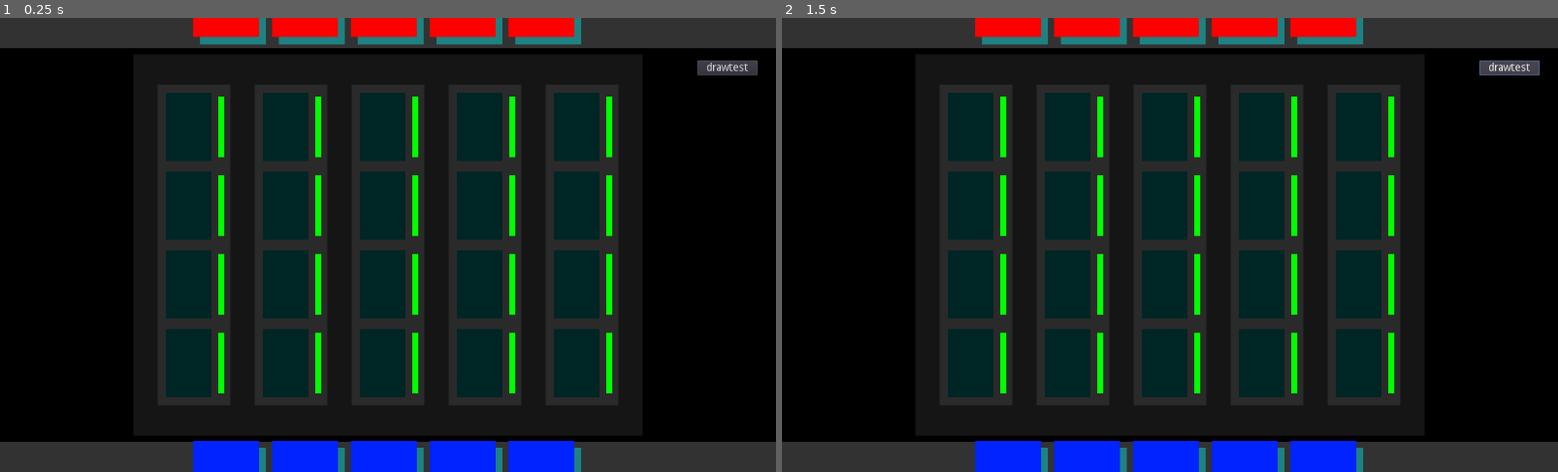
Above: before the commit, frames 1-2 (left to right).
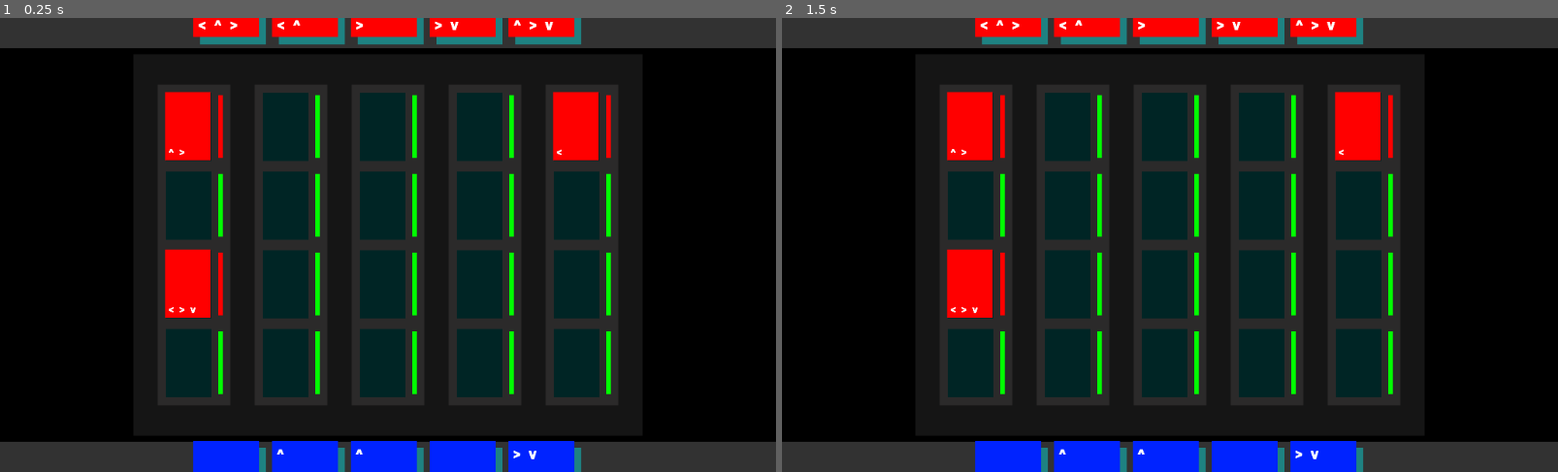
Above: after the commit, the same moments.

Repository: justinwash/Ludum-Dare-46
Game: Godot game, scene res://game.tscn
The game is run twice, just before and just after one commit, with the same random seed, the same clock (stepped at 60 frames per second) and the same inputs.
Inputs (mouse positions are in pixels of both pictures, inside the frame that each line leads up to):
- Up to frame 1 (0.25 s): no input
- Up to frame 2 (1.5 s): click (1511, 67) at 0.5 s, where only the run before the commit has a clickable "drawtest"; click (1511, 67) at 1.25 s, where only the run before the commit has a clickable "drawtest"

The runs differ from the first frame. In frame 1, 4.5% of the frame differs, in the area x 21-98%, y 0-98%; in frame 2, 4.5%.

Commit message:
make the game work

Diff:
--- a/game/board/board.gd
+++ b/game/board/board.gd
@@ -1,6 +1,32 @@
 extends Node
 
 onready var player = get_node("../Player")
+
+onready var slots = [$Lanes/Lane1/Slots/Slot1,
+					$Lanes/Lane1/Slots/Slot2,
+					$Lanes/Lane1/Slots/Slot3,
+					$Lanes/Lane1/Slots/Slot4,
+
+					$Lanes/Lane2/Slots/Slot1,
+					$Lanes/Lane2/Slots/Slot2,
+					$Lanes/Lane2/Slots/Slot3,
+					$Lanes/Lane2/Slots/Slot4,
+
+					$Lanes/Lane3/Slots/Slot1,
+					$Lanes/Lane3/Slots/Slot2,
+					$Lanes/Lane3/Slots/Slot3,
+					$Lanes/Lane3/Slots/Slot4,
+
+					$Lanes/Lane4/Slots/Slot1,
+					$Lanes/Lane4/Slots/Slot2,
+					$Lanes/Lane4/Slots/Slot3,
+					$Lanes/Lane4/Slots/Slot4,
+
+					$Lanes/Lane5/Slots/Slot1,
+					$Lanes/Lane5/Slots/Slot2,
+					$Lanes/Lane5/Slots/Slot3,
+					$Lanes/Lane5/Slots/Slot4,
+					]
 
 func _ready():
 	for lane in $Lanes.get_children():
--- a/game/board/lane/Slot.tscn
+++ b/game/board/lane/Slot.tscn
@@ -20,5 +20,15 @@
 shape = SubResource( 1 )
 
 [node name="Card" type="Node2D" parent="."]
+
+[node name="Indicator" type="ColorRect" parent="."]
+margin_left = 230.562
+margin_top = 8.10139
+margin_right = 250.562
+margin_bottom = 287.101
+color = Color( 0, 1, 0, 1 )
+__meta__ = {
+"_edit_use_anchors_": false
+}
 [connection signal="mouse_entered" from="Area2D" to="." method="_on_Area2D_mouse_entered"]
 [connection signal="mouse_exited" from="Area2D" to="." method="_on_Area2D_mouse_exited"]
--- /dev/null
+++ b/game/board/lane/indicator.gd
@@ -0,0 +1,16 @@
+extends ColorRect
+
+
+# Declare member variables here. Examples:
+# var a = 2
+# var b = "text"
+
+
+# Called when the node enters the scene tree for the first time.
+func _ready():
+	pass # Replace with function body.
+
+
+# Called every frame. 'delta' is the elapsed time since the previous frame.
+#func _process(delta):
+#	pass
--- /dev/null
+++ b/game/board/lane/lane.gd
@@ -0,0 +1,11 @@
+extends ColorRect
+
+onready var slots = $Slots
+
+func _physics_process(_delta):
+	var status_good = false
+	for slot in slots.get_children():
+		if slot.status_good == true:
+			status_good = true
+	if !status_good:
+		queue_free()
--- a/game/board/lane/lane.tscn
+++ b/game/board/lane/lane.tscn
@@ -1,5 +1,6 @@
-[gd_scene load_steps=2 format=2]
+[gd_scene load_steps=3 format=2]
 
+[ext_resource path="res://board/lane/lane.gd" type="Script" id=1]
 [ext_resource path="res://board/lane/Slot.tscn" type="PackedScene" id=2]
 
 [node name="Lane" type="ColorRect"]
@@ -10,6 +11,7 @@
 rect_pivot_offset = Vector2( 24, 112 )
 mouse_filter = 2
 color = Color( 0.168627, 0.164706, 0.164706, 1 )
+script = ExtResource( 1 )
 __meta__ = {
 "_edit_use_anchors_": false
 }
@@ -32,86 +34,6 @@
 [node name="Meter" type="Node2D" parent="."]
 position = Vector2( -344, -88 )
 
-[node name="StatusBad1" type="ColorRect" parent="Meter"]
-margin_left = 424.0
-margin_top = 416.0
-margin_right = 432.0
-margin_bottom = 496.0
-color = Color( 1, 0, 0, 1 )
-__meta__ = {
-"_edit_use_anchors_": false
-}
-
-[node name="StatusOK1" type="ColorRect" parent="Meter"]
-margin_left = 424.0
-margin_top = 416.0
-margin_right = 432.0
-margin_bottom = 496.0
-color = Color( 0, 1, 0, 1 )
-__meta__ = {
-"_edit_use_anchors_": false
-}
-
-[node name="StatusBad2" type="ColorRect" parent="Meter"]
-margin_left = 424.0
-margin_top = 312.0
-margin_right = 432.0
-margin_bottom = 392.0
-color = Color( 1, 0, 0, 1 )
-__meta__ = {
-"_edit_use_anchors_": false
-}
-
-[node name="StatusOK2" type="ColorRect" parent="Meter"]
-margin_left = 424.0
-margin_top = 312.0
-margin_right = 432.0
-margin_bottom = 392.0
-color = Color( 0, 1, 0, 1 )
-__meta__ = {
-"_edit_use_anchors_": false
-}
-
-[node name="StatusBad3" type="ColorRect" parent="Meter"]
-margin_left = 424.0
-margin_top = 208.0
-margin_right = 432.0
-margin_bottom = 288.0
-color = Color( 1, 0, 0, 1 )
-__meta__ = {
-"_edit_use_anchors_": false
-}
-
-[node name="StatusOK3" type="ColorRect" parent="Meter"]
-margin_left = 424.0
-margin_top = 208.0
-margin_right = 432.0
-margin_bottom = 288.0
-color = Color( 0, 1, 0, 1 )
-__meta__ = {
-"_edit_use_anchors_": false
-}
-
-[node name="StatusBad4" type="ColorRect" parent="Meter"]
-margin_left = 424.0
-margin_top = 104.0
-margin_right = 432.0
-margin_bottom = 184.0
-color = Color( 1, 0, 0, 1 )
-__meta__ = {
-"_edit_use_anchors_": false
-}
-
-[node name="StatusOK4" type="ColorRect" parent="Meter"]
-margin_left = 424.0
-margin_top = 104.0
-margin_right = 432.0
-margin_bottom = 184.0
-color = Color( 0, 1, 0, 1 )
-__meta__ = {
-"_edit_use_anchors_": false
-}
-
 [editable path="Slots/Slot1"]
 
 [editable path="Slots/Slot2"]
--- a/game/board/lane/slot.gd
+++ b/game/board/lane/slot.gd
@@ -1,8 +1,24 @@
 extends Sprite
+
+onready var player_node = get_node("../../../../../Player")
 
 var player
 var incoming_card
+
+var good_color = Color(0,255,0)
+var bad_color = Color(255,0,0)
+var status_good = true
+
 onready var card = $Card
+onready var lane = int(owner.get_name().substr(4))
+onready var slot = int(get_name().substr(4))
+onready var board = owner.get_owner()
+
+func _ready():
+	var _player_turn_end = player_node.connect("end_turn", self, "_player_turn_end")
+
+func _player_turn_end():
+	incoming_card = null
 
 func _on_Area2D_mouse_entered():
 	if player.held_card:
@@ -13,22 +29,73 @@
 func _on_Area2D_mouse_exited():
 	if player.held_card:
 		player.held_card.set_scale(Vector2(0.435, 0.435))
-		incoming_card.process_drop = true
+		if incoming_card:
+			incoming_card.process_drop = true
 		incoming_card = null
 
 func _physics_process(_delta):
 	if incoming_card and !Input.is_mouse_button_pressed(BUTTON_LEFT):
 		if card.get_child_count() < 1:
 			accept_card(incoming_card)
+		else:
+			incoming_card = null
 
 func accept_card(card):
 	var card_to_add = card
 	card = null
-	card_to_add.owner.remove_child(card_to_add)
+	if card_to_add.owner:
+		card_to_add.owner.remove_child(card_to_add)
 	self.card.add_child(card_to_add)
 	card_to_add.set_owner(self.card)
 	card_to_add.input_pickable = false
 	card_to_add.set_scale(Vector2(1, 1))
 	card_to_add.position = Vector2(0, 0)
-	player.held_card = null
-	player.played_cards += 1
+	if card_to_add.side == "player":
+		set_status_good(true)
+		player.held_card = null
+		player.played_cards += 1
+	else:
+		set_status_good(false)
+
+	do_effects(card_to_add)
+
+func set_status_good(status):
+	if status:
+		status_good = true
+		$Indicator.color = good_color
+	else:
+		status_good = false
+		$Indicator.color = bad_color
+
+func do_effects(card):
+	if card.effects.left:
+		var slot_should_remove = get_node("../../../Lane"+str(lane-1)+"/Slots/Slot"+str(slot))
+		if slot_should_remove:
+			if slot_should_remove.card.get_child_count() > 0:
+				var card_to_remove = slot_should_remove.card.get_child(0)
+				if card_to_remove.side != card.side:
+					slot_should_remove.card.remove_child(slot_should_remove.card.get_child(0))
+
+	if card.effects.up:
+		var slot_should_remove = get_node("../../../Lane"+str(lane)+"/Slots/Slot"+str(slot+1))
+		if slot_should_remove:
+			if slot_should_remove.card.get_child_count() > 0:
+				var card_to_remove = slot_should_remove.card.get_child(0)
+				if card_to_remove.side != card.side:
+					slot_should_remove.card.remove_child(slot_should_remove.card.get_child(0))
+
+	if card.effects.right:
+		var slot_should_remove = get_node("../../../Lane"+str(lane+1)+"/Slots/Slot"+str(slot))
+		if slot_should_remove:
+			if slot_should_remove.card.get_child_count() > 0:
+				var card_to_remove = slot_should_remove.card.get_child(0)
+				if card_to_remove.side != card.side:
+					slot_should_remove.card.remove_child(slot_should_remove.card.get_child(0))
+
+	if card.effects.down:
+		var slot_should_remove = get_node("../../../Lane"+str(lane)+"/Slots/Slot"+str(slot-1))
+		if slot_should_remove:
+			if slot_should_remove.card.get_child_count() > 0:
+				var card_to_remove = slot_should_remove.card.get_child(0)
+				if card_to_remove.side != card.side:
+					slot_should_remove.card.remove_child(slot_should_remove.card.get_child(0))
--- /dev/null
+++ b/game/card/Effects.gd
@@ -0,0 +1,31 @@
+extends Node2D
+
+var left = false
+var up = false
+var right = false
+var down = false
+
+export var difficulty = 5
+
+onready var label = $Label
+
+func _ready():
+	randomize()
+	left = true if int(rand_range(0,10)) > difficulty else false
+	randomize()
+	up = true if int(rand_range(0,10)) > difficulty else false
+	randomize()
+	right = true if int(rand_range(0,10)) > difficulty else false
+	randomize()
+	down = true if int(rand_range(0,10)) > difficulty else false
+
+	label.text = ""
+
+	if left:
+		label.text = label.text + "< "
+	if up:
+		label.text = label.text + "^ "
+	if right:
+		label.text = label.text + "> "
+	if down:
+		label.text = label.text + "v "
--- a/game/card/card.gd
+++ b/game/card/card.gd
@@ -8,6 +8,10 @@
 var drag_origin
 var pressed = false
 var process_drop = true
+
+export var side = "player"
+
+onready var effects = $Effects
 
 func _input_event(viewport, event, shape_idx):
 	if event is InputEventMouseButton:
--- a/game/card/card.tscn
+++ b/game/card/card.tscn
@@ -1,7 +1,8 @@
-[gd_scene load_steps=4 format=2]
+[gd_scene load_steps=5 format=2]
 
 [ext_resource path="res://card/card.gd" type="Script" id=1]
 [ext_resource path="res://card/placeholders/placeholder-player.png" type="Texture" id=2]
+[ext_resource path="res://card/effects.tscn" type="PackedScene" id=3]
 
 [sub_resource type="RectangleShape2D" id=1]
 extents = Vector2( 104, 152 )
@@ -18,3 +19,5 @@
 [node name="Art" type="Sprite" parent="."]
 position = Vector2( 96.625, 146.996 )
 texture = ExtResource( 2 )
+
+[node name="Effects" parent="." instance=ExtResource( 3 )]
--- /dev/null
+++ b/game/card/effects.tscn
@@ -0,0 +1,24 @@
+[gd_scene load_steps=4 format=2]
+
+[ext_resource path="res://fonts/JetBrainsMono-ExtraBold.ttf" type="DynamicFontData" id=1]
+[ext_resource path="res://card/Effects.gd" type="Script" id=2]
+
+[sub_resource type="DynamicFont" id=2]
+size = 40
+outline_size = 1
+use_filter = true
+font_data = ExtResource( 1 )
+
+[node name="Effects" type="Node2D"]
+script = ExtResource( 2 )
+
+[node name="Label" type="RichTextLabel" parent="."]
+margin_left = 10.9606
+margin_top = 12.5264
+margin_right = 212.961
+margin_bottom = 67.5264
+mouse_filter = 2
+custom_fonts/normal_font = SubResource( 2 )
+__meta__ = {
+"_edit_use_anchors_": false
+}
--- a/game/card/opp_card.gd
+++ b/game/card/opp_card.gd
@@ -8,6 +8,10 @@
 var drag_origin
 var pressed = false
 var process_drop = true
+
+export var side = "opponent"
+
+onready var effects = $Effects
 
 func _input_event(viewport, event, shape_idx):
 	if event is InputEventMouseButton:
--- a/game/card/opp_card.tscn
+++ b/game/card/opp_card.tscn
@@ -1,7 +1,8 @@
-[gd_scene load_steps=4 format=2]
+[gd_scene load_steps=5 format=2]
 
 [ext_resource path="res://card/opp_card.gd" type="Script" id=1]
 [ext_resource path="res://card/placeholders/placeholder-opponent.png" type="Texture" id=2]
+[ext_resource path="res://card/effects.tscn" type="PackedScene" id=3]
 
 [sub_resource type="RectangleShape2D" id=1]
 extents = Vector2( 104, 152 )
@@ -18,3 +19,7 @@
 [node name="Art" type="Sprite" parent="."]
 position = Vector2( 96.625, 146.996 )
 texture = ExtResource( 2 )
+
+[node name="Effects" parent="." instance=ExtResource( 3 )]
+position = Vector2( 1.56583, 223.126 )
+difficulty = 3
--- a/game/game.tscn
+++ b/game/game.tscn
@@ -1,12 +1,22 @@
-[gd_scene load_steps=6 format=2]
+[gd_scene load_steps=8 format=2]
 
 [ext_resource path="res://player/opponent.tscn" type="PackedScene" id=1]
 [ext_resource path="res://game.gd" type="Script" id=2]
 [ext_resource path="res://player/player.tscn" type="PackedScene" id=3]
 [ext_resource path="res://utilities/finitestatemachine/statemachine.tscn" type="PackedScene" id=4]
+[ext_resource path="res://shaders/ScanLine.shader" type="Shader" id=5]
 [ext_resource path="res://board/board.tscn" type="PackedScene" id=6]
 
+[sub_resource type="ShaderMaterial" id=1]
+shader = ExtResource( 5 )
+shader_param/lines_distance = 4.0
+shader_param/pixel_size = 2.0
+shader_param/size_screen = 600.0
+shader_param/scanline_alpha = 0.9
+shader_param/lines_velocity = 30.0
+
 [node name="Game" type="Node2D"]
+material = SubResource( 1 )
 script = ExtResource( 2 )
 
 [node name="StateMachine" parent="." instance=ExtResource( 4 )]
@@ -17,6 +27,7 @@
 position = Vector2( 0, -56 )
 z_index = 1
 player_node = NodePath("../Player")
+board_node = NodePath("../Board")
 
 [node name="Player" parent="." instance=ExtResource( 3 )]
 z_index = 1
--- a/game/player/discard.tscn
+++ b/game/player/discard.tscn
@@ -1,6 +1,5 @@
-[gd_scene load_steps=6 format=2]
+[gd_scene load_steps=5 format=2]
 
-[ext_resource path="res://card/card.tscn" type="PackedScene" id=1]
 [ext_resource path="res://player/deck.gd" type="Script" id=2]
 [ext_resource path="res://card/placeholders/placeholder-open.png" type="Texture" id=3]
 [ext_resource path="res://fonts/JetBrainsMono-ExtraBold.ttf" type="DynamicFontData" id=4]
@@ -14,35 +13,13 @@
 script = ExtResource( 2 )
 
 [node name="placeholder" type="Sprite" parent="."]
-modulate = Color( 1, 1, 1, 0.392157 )
+modulate = Color( 0.129412, 0.129412, 0.129412, 0.392157 )
 position = Vector2( 4.58016, 6.00014 )
 scale = Vector2( 0.437101, 0.431696 )
 texture = ExtResource( 3 )
 centered = false
 
 [node name="Cards" type="Node2D" parent="."]
-
-[node name="Card" parent="Cards" instance=ExtResource( 1 )]
-
-[node name="Card2" parent="Cards" instance=ExtResource( 1 )]
-
-[node name="Card3" parent="Cards" instance=ExtResource( 1 )]
-
-[node name="Card4" parent="Cards" instance=ExtResource( 1 )]
-
-[node name="Card5" parent="Cards" instance=ExtResource( 1 )]
-
-[node name="Card6" parent="Cards" instance=ExtResource( 1 )]
-
-[node name="Card7" parent="Cards" instance=ExtResource( 1 )]
-
-[node name="Card8" parent="Cards" instance=ExtResource( 1 )]
-
-[node name="Card9" parent="Cards" instance=ExtResource( 1 )]
-
-[node name="Card10" parent="Cards" instance=ExtResource( 1 )]
-
-[node name="Card11" parent="Cards" instance=ExtResource( 1 )]
 
 [node name="Count" type="RichTextLabel" parent="."]
 margin_left = 7.12996
--- a/game/player/opponent.gd
+++ b/game/player/opponent.gd
@@ -2,6 +2,9 @@
 
 export(NodePath) var player_node
 onready var player = get_node(player_node)
+
+export(NodePath) var board_node
+onready var board = get_node(board_node)
 
 var played_cards = 0
 
@@ -9,19 +12,46 @@
 
 signal end_turn
 
-func play_three():
-	for _i in range(0, 3):
-		var slot #get_random_slot
-		#while full
-			#get another slot
-		#slot.incoming_card = get_top_card
-		#slot.
+func play_turn(num_cards, open_slots):
+	for i in range(0, num_cards):
+		play_one(open_slots)
+
+func play_one(open_slots):
+	var chosen_slot = null
+	while !chosen_slot:
+		var slot = get_random_slot(open_slots)
+		if slot && slot.card.get_child_count() == 0:
+			chosen_slot = slot
+			chosen_slot.accept_card(hand.cards.get_child(0))
+			played_cards += 1
+			break
+		print("slot taken")
 
 func _on_Player_end_turn():
 	hand.draw_to_five()
-	play_three()
+	var open_slots = get_open_slots()
+
+	if len(open_slots) >= 3:
+		play_turn(3, open_slots)
+	else:
+		play_one(open_slots)
+	end_turn()
+
+func get_open_slots():
+	var open_slots = []
+	for slot in board.slots:
+		if str(slot) != "[Deleted Object]":
+			if slot.get_node("./Card").get_child_count() == 0:
+				open_slots.append(slot)
+	return open_slots
+
+
+func get_random_slot(open_slots):
+	randomize()
+	var rand = int(rand_range(0, len(open_slots)))
+	return open_slots[rand]
+
+func end_turn():
+	hand.draw_to_five()
 	emit_signal("end_turn")
-
-func get_random_slot():
-	#get rando lane, then rando slot
-	pass
+	played_cards = 0
--- a/game/player/opponent.tscn
+++ b/game/player/opponent.tscn
@@ -6,7 +6,6 @@
 [ext_resource path="res://player/Hand.gd" type="Script" id=4]
 [ext_resource path="res://player/deck.tscn" type="PackedScene" id=5]
 [ext_resource path="res://player/discard.tscn" type="PackedScene" id=6]
-[ext_resource path="res://player/drawtest.gd" type="Script" id=7]
 
 [node name="Opponent" type="Node2D"]
 script = ExtResource( 3 )
@@ -91,18 +90,6 @@
 texture = ExtResource( 2 )
 centered = false
 
-[node name="Button" type="Button" parent="."]
-margin_left = 920.0
-margin_top = 112.0
-margin_right = 1000.0
-margin_bottom = 132.0
-text = "drawtest"
-script = ExtResource( 7 )
-__meta__ = {
-"_edit_use_anchors_": false
-}
-[connection signal="button_up" from="Button" to="Button" method="_on_Button_button_up"]
-
 [editable path="StateMachine"]
 
 [editable path="Deck"]
--- a/game/player/player.gd
+++ b/game/player/player.gd
@@ -20,7 +20,7 @@
 	end_turn()
 
 func _process(_delta):
-	if played_cards > 2:
+	if played_cards > 1:
 		played_cards = 0
 		end_turn()
 
--- /dev/null
+++ b/game/shaders/ScanLine.shader
@@ -0,0 +1,19 @@
+shader_type canvas_item;
+
+uniform float lines_distance = 4.0;
+uniform float pixel_size = 2.0;
+uniform float size_screen = 600;
+uniform float scanline_alpha = 0.9;
+uniform float lines_velocity = 30.0;
+
+void fragment()
+{
+	float line_row = floor((SCREEN_UV.y * size_screen/pixel_size) + mod(TIME*lines_velocity, lines_distance));
+
+	float n = 1.0 - ceil((mod(line_row,lines_distance)/lines_distance));
+
+vec4 c = texture(SCREEN_TEXTURE,SCREEN_UV);
+c = c - n*c*(1.0 - scanline_alpha);
+c.a = 1.0;
+COLOR = c;
+}
Not shown: 1 places in game/player/opponent.tscn that only renumber resources
